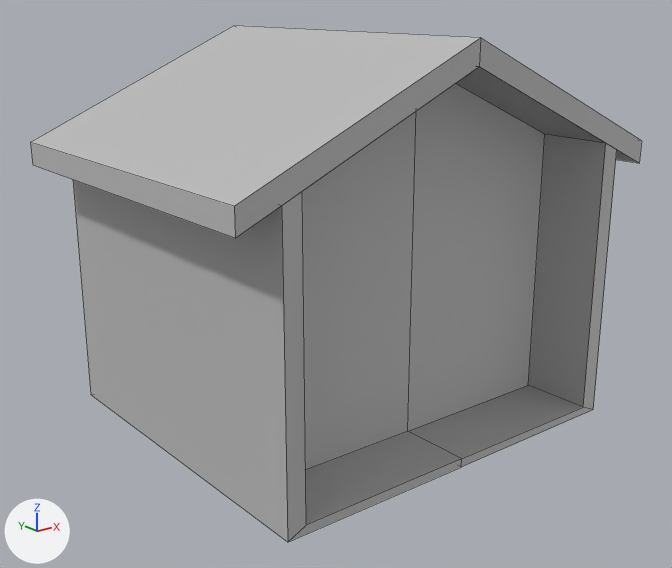
Two versions of the FBX model Assets/Modelings/Market/fbx_stall_house.fbx, one commit apart.
Camera for both pictures: a camera (50 mm lens) standing at (0.38, 3.71, 3.61) and looking at (5.22, 9.76, 1.19). Lighting does not change. The marker at lower left points along +X, +Y and +Z. Mesh edges are drawn as thin lines. Where no turn or scale is listed for an object, it has been applied to the vertices.

The first picture shows 'fbx_stall_house'.
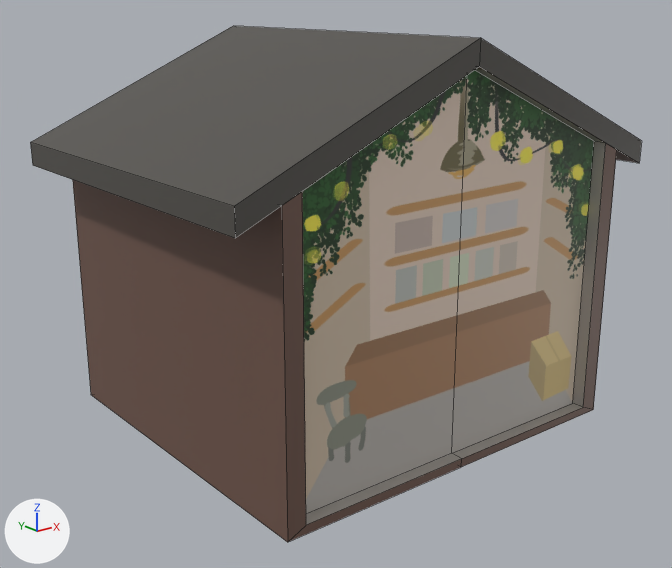
What differs and where, as boxes [x1, y1, x2, y2] in the pictures (672 x 568 px; the box of a moved part takes in the faces that stretch with it):
'fbx_stall_house', surface changed, reshaped: [30, 26, 641, 542] in both
part 1 of me_mesh, moved or reshaped: [302, 67, 606, 525] in both

The change, as a diff of the scene's bpy script:
```diff
--- a/Assets/Modelings/Market/fbx_stall_house.fbx.py
+++ b/Assets/Modelings/Market/fbx_stall_house.fbx.py
@@ img_stall_jpg @@
+img_stall_jpg = load_image('stall.jpg', '_unpacked/stall.jpg', 2048, 2048, 'sRGB')
@@ mat_mat_lambert_market_stall @@
 mat_mat_lambert_market_stall = principled_material('mat_lambert_market_stall')
-mat_mat_lambert_market_stall.base_color = (0.5, 0.5, 0.5)  # grey #bcbcbc
+mat_mat_lambert_market_stall.texture = img_stall_jpg
@@ me_mesh @@
 me_mesh.from_pydata(...)  # 36 vertices, 32 faces; spans x -2.05..2.05, y -1.58..1.58, z 0.0..3.31
 # used by ob_fbx_stall_house; location = (5.322, 9.868, 0.0)
 # before: 18 (0.0, -0.95, 0.07) at pixel (407, 431), 19 (1.55, -0.95, 0.07) at pixel (528, 385), 20 (1.55, -0.95, 2.43) at pixel (544, 134), 21 (0.0, -0.95, 3.12), 22 (-1.55, -0.95, 0.07)
 # before: 23 (-1.55, -0.95, 2.43)
+# me_mesh part 1
+for i in [*range(18, 24)]: me_mesh.vertices[i].co += Vector((0.0, -0.51, 0.0))
 me_mesh.materials.append(mat_mat_lambert_market_stall)
```
